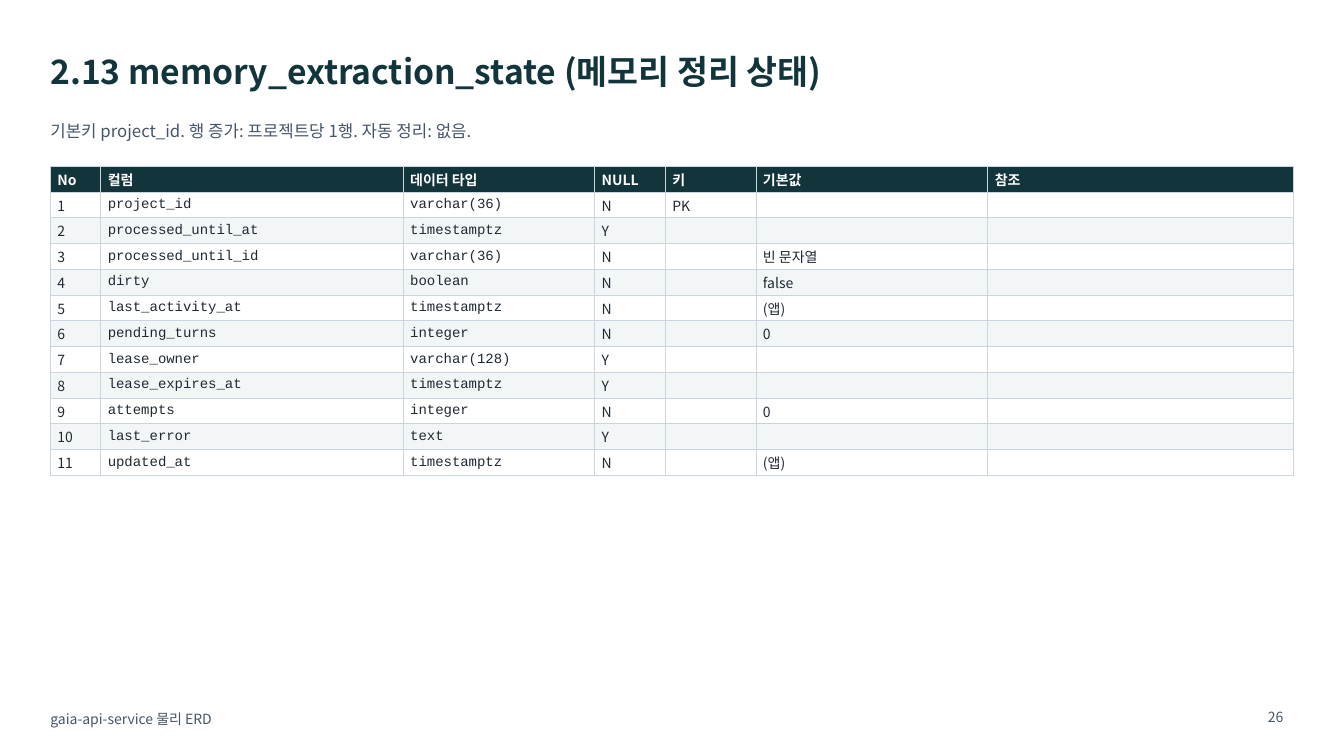
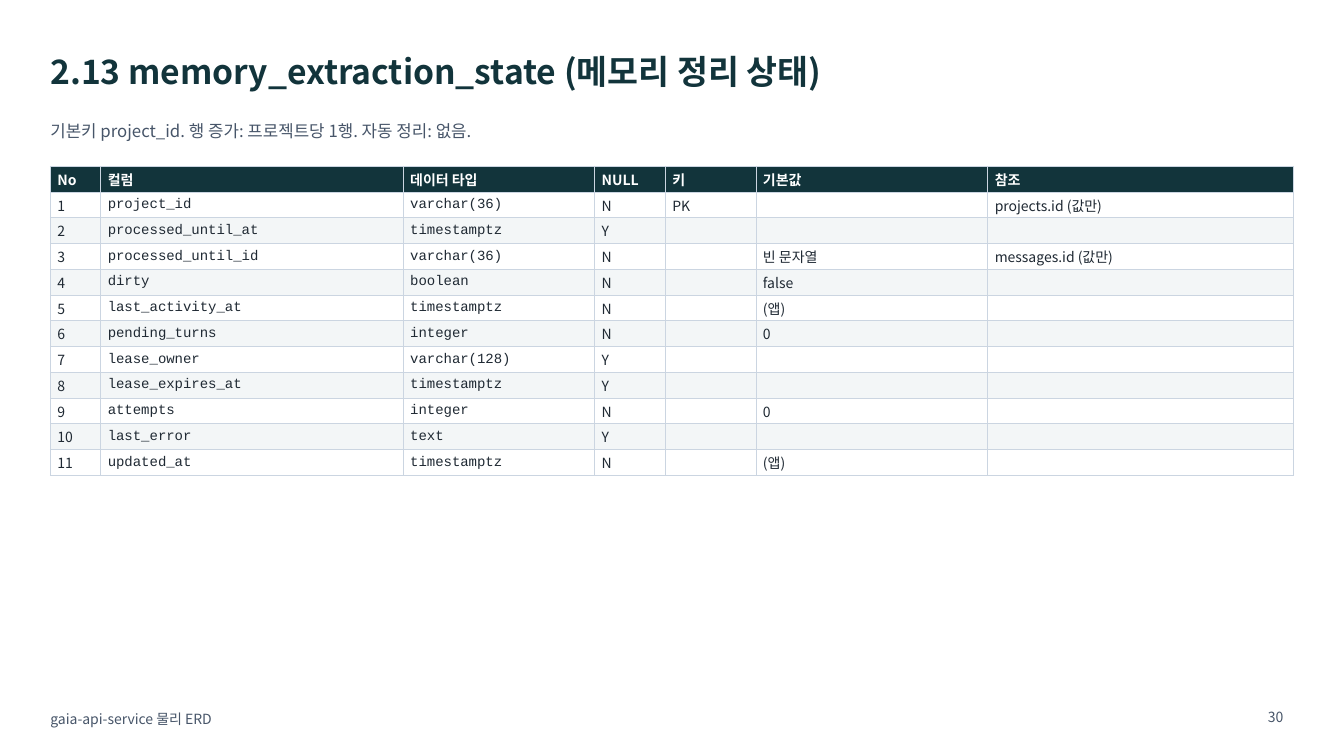
Before and after one commit to KimHwaJin/pr-agentic-service, a slide deck: slide 30 of docs/deliverables/05-erd-physical.pptx (slide 26 before the commit). Drawn at 1344x756 pixels with LibreOffice and Linux fonts; fonts in the diff are those of the drawing. Boxes give left, top, right and bottom in pixels: in the first picture for what was removed or moved away, otherwise in the second. Text is boxed around its words. In the diff, an @@ line names an element or a change of style, - is before the commit and + after.

```diff
--- a/docs/deliverables/05-erd-physical.pptx
+++ b/docs/deliverables/05-erd-physical.pptx
@@ table at (x1=50, y1=166, x2=1294, y2=475) @@
-row 2, column 7: 
+row 2, column 7: projects.id (값만)
-row 4, column 7: 
+row 4, column 7: messages.id (값만)
@@ page number at (x1=1268, y1=711, x2=1284, y2=722): text changed @@
-26
+30
```
Also in this commit, not shown: 24 other slides changed, 4 slides added, 8 other files.
